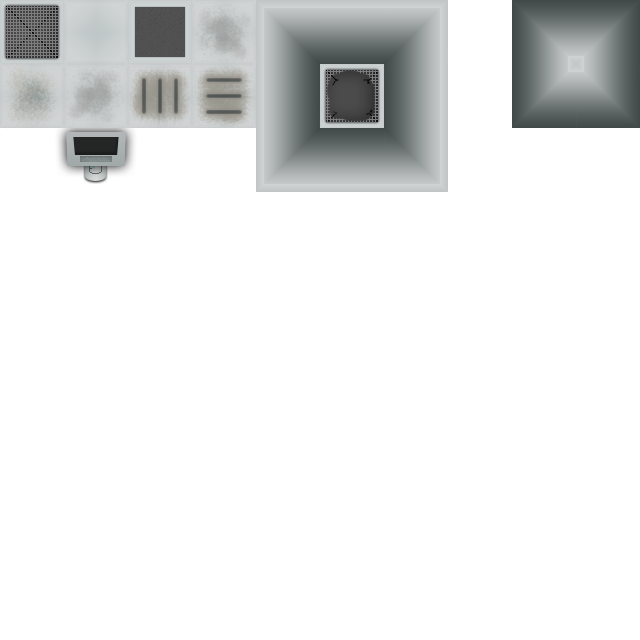
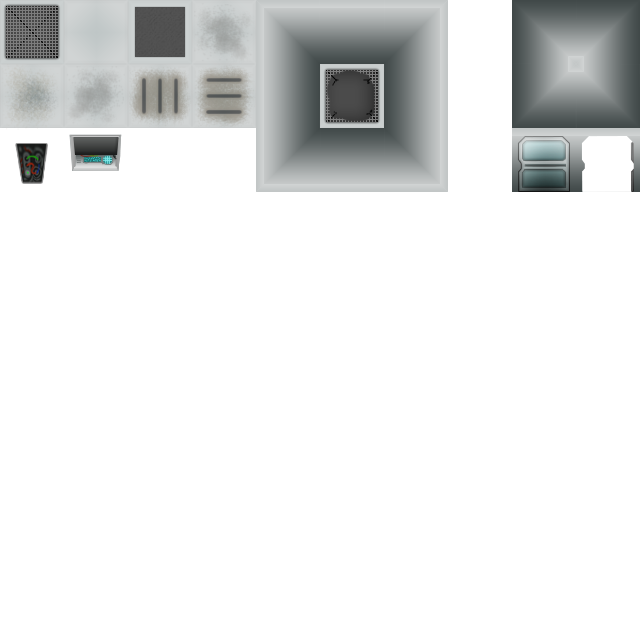
Revision of a layered 640px x 640px image; what changed, layer by layer:
added group "Door" with 6 layers above "Clutter" over [left=512, top=128, right=640, bottom=192]
added group "DoorOpen" with 2 layers in group "Door" over [left=576, top=128, right=640, bottom=192]
added layer "DoorPanelB copy" (overlay) in group "DoorOpen" over [left=630, top=141, right=634, bottom=192]
added layer "Layer 1 copy 3" in group "DoorOpen" over [left=576, top=128, right=640, bottom=192]
added group "DoorShut" with 2 layers in group "Door" over [left=512, top=128, right=576, bottom=192]
added layer "DoorPanelB" (overlay) in group "DoorShut" over [left=517, top=136, right=570, bottom=192]
added layer "Layer 1" (1st of 5, in "Door" › "DoorShut") in group "DoorShut" over [left=512, top=128, right=576, bottom=192]
moved "Clutter" above "Walls" over [left=16, top=132, right=126, bottom=183]
added layer "WallPanel1" in group "Clutter" over [left=16, top=144, right=47, bottom=183]
removed layer "Keyboard" from group "Terminal" over [left=80, top=156, right=112, bottom=162]
removed layer "Terminal" (2nd of 2, in "Clutter" › "Terminal") from group "Terminal" over [left=66, top=132, right=126, bottom=166]
removed layer "TerminalStand" from group "Terminal" over [left=85, top=157, right=106, bottom=181]
added layer "Details" in group "Terminal" over [left=74, top=154, right=118, bottom=168]
added layer "Controls" in group "Terminal" over [left=84, top=152, right=115, bottom=168]
added layer "AlcoveBottom" in group "Terminal" over [left=72, top=166, right=119, bottom=171]
added layer "AlcoveTop" in group "Terminal" over [left=70, top=135, right=121, bottom=138]
added layer "AlcoveSides" in group "Terminal" over [left=70, top=134, right=121, bottom=171]
added layer "AlcoveKeyboard" in group "Terminal" over [left=75, top=155, right=117, bottom=167]
added layer "TerminalAlcove" in group "Terminal" over [left=69, top=134, right=122, bottom=171]
…and 1 more changes (1 removed)
